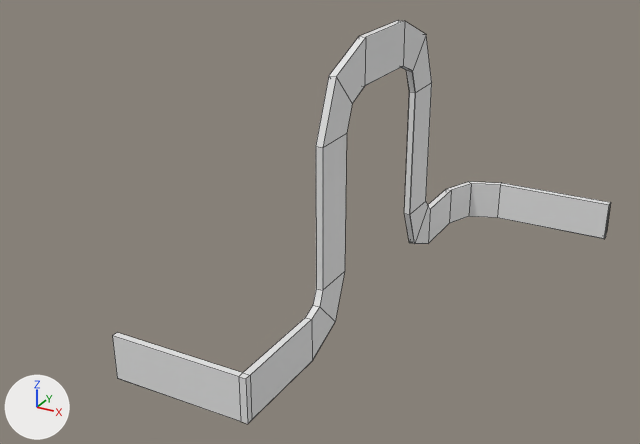
The Blender file Assets/3D Objects/untitled.blend as it was, and as the next commit left it.
Before and after are seen from a 50 mm camera at (107.0, -290.0, 138.0) aimed at (-18.0, -63.0, 25.0). Arrows for +X, +Y and +Z are at lower left; the lights stay in place. Mesh edges are drawn as thin lines.
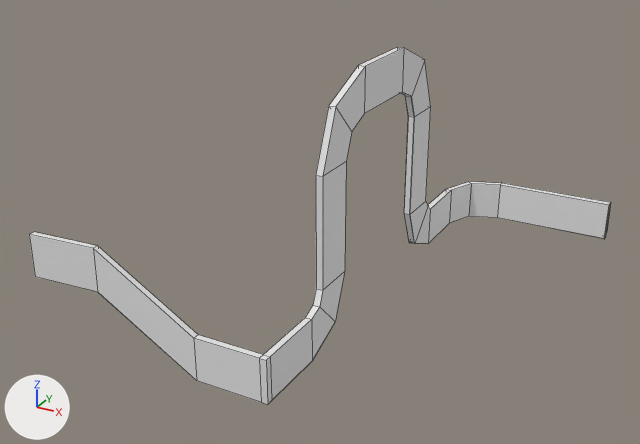
Location of each change, [x1, y1, x2, y2] in pixels of the pictures (640 x 444 px; the box of a moved part takes in the faces that stretch with it):
```json
{"object": "Cube.004", "change": "reshaped", "before": [113, 20, 611, 424], "after": [29, 47, 611, 404], "on screen": "17% wider, 12% shorter"}
{"part": 1, "of": "me_cube_005", "change": "moved or reshaped", "before": [316, 20, 432, 290], "after": [316, 47, 431, 290]}
{"part": 2, "of": "me_cube_005", "change": "built on", "before": [113, 318, 312, 424], "after": [29, 232, 312, 404]}
```

The change, as JSON lines over the scene's bpy script:
```json
{"block": "me_cube_005", "where": "# used by ob_cube_004; location = (54.2, 27.1, 0.0)"}
{"op": "remove", "block": "me_cube_005", "code": "me_cube_005.from_pydata(...)  # 121 vertices, 116 faces; spans x -100.0..0.0, y -159.0..1.0, z -3.0..86.0"}
{"op": "add", "block": "me_cube_005", "code": "me_cube_005.from_pydata(...)  # 133 vertices, 128 faces; spans x -136.0..0.0, y -152.0..1.0, z -3.0..78.0"}
{"block": "me_cube_005", "change": "me_cube_005 part 1"}
{"block": "me_cube_005", "change": "32 vertices in x -58.0..-56.0, y -119.0..-42.0, z 61.0..86.0 move by (0.0, 0.0, -8.0)"}
{"block": "me_cube_005", "change": "4 vertices in x -58.0..-56.0, y -111.0..-49.0, z 79.0 move by (0.0, 0.0, -9.0)"}
{"block": "me_cube_005", "change": "me_cube_005 part 2"}
{"block": "me_cube_005", "change": "10 vertices in x -58.0..-56.0, y -159.0..-157.0, z -3.0..11.0 move by (0.0, 9.0, 0.0)"}
{"block": "me_cube_005", "change": "5 vertices in x -58.0..-56.0, y -159.0, z -3.0..11.0 move by (0.0, 10.0, 0.0)"}
{"block": "me_cube_005", "change": "5 vertices in x -100.0, y -159.0..-157.0, z -3.0..11.0 move by (20.0, 9.0, 0.0)"}
{"block": "me_cube_005", "change": "1 vertex moves from x -100.0, y -159.0, z -3.0 to x -80.0, y -149.0, z -3.0"}
{"block": "me_cube_005", "change": "12 vertices are added at x -136.0..-113.0, y -152.0..-148.0, z 17.0..31.0"}
{"block": "me_cube_005", "change": "12 new faces join them"}
```
